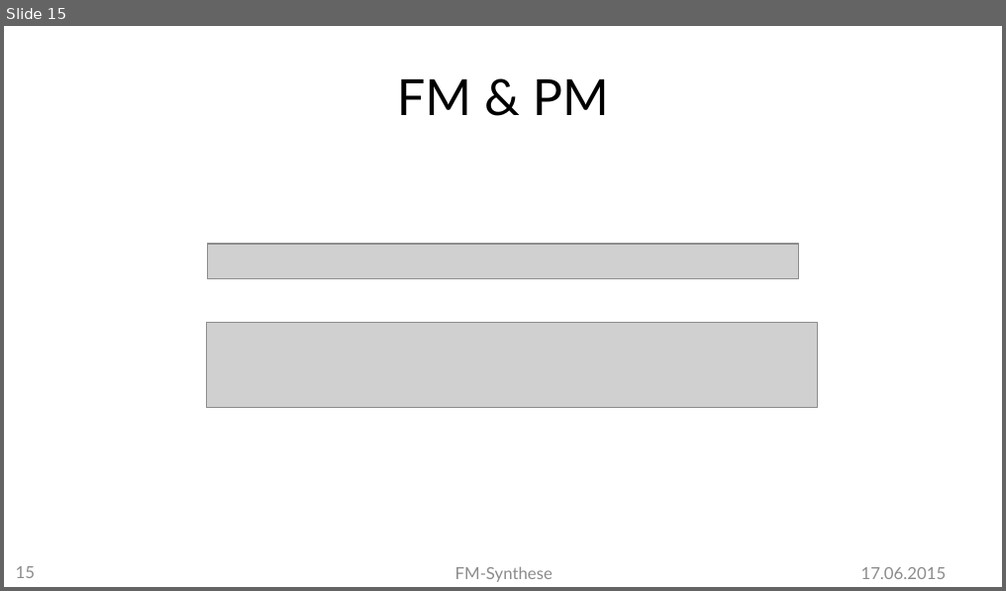
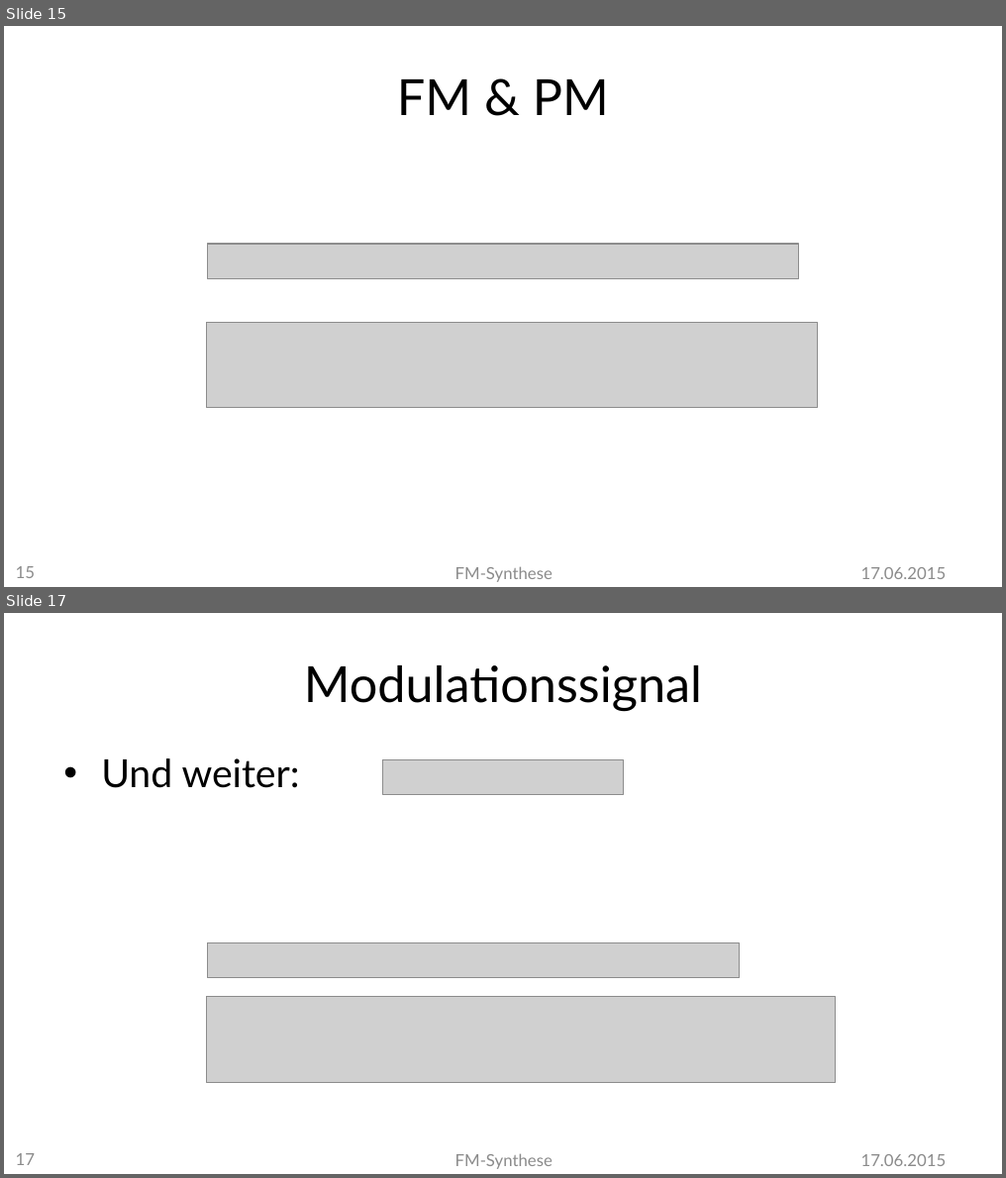
Before and after one commit to MBulli/VSeminar, a slide deck: Praesentation/FMSynthese-Markus.pptx. Shown one above the other, each under a label of ours: slide 15 before the commit, slides 15 and 17 after it; the slides between them are not shown. The pictures are 1006x591 and 1006x1178 pixels, drawn with LibreOffice and Linux fonts; fonts in the diff are those of the drawing; grey boxes stand for pictures; background and template pictures are left out. Boxes give left, top, right and bottom in pixels: in the first picture for what was removed or moved away, otherwise in the second. Text is boxed around its words. In the diff, an @@ line names an element or a change of style, - is before the commit and + after.

```diff
--- a/Praesentation/FMSynthese-Markus.pptx
+++ b/Praesentation/FMSynthese-Markus.pptx
@@ slide 17 added at (4,613,1002,1174), background #FFFFFF @@
@@ title added at (304,665,702,710), 36 pt, text #000000 @@
+Modulationssignal
@@ text added at (101,759,300,788), 28 pt, text #000000 @@
+• Und weiter:
@@ picture added at (382,760,623,794) @@
@@ picture added at (208,943,740,978) @@
@@ picture added at (207,997,836,1083) @@
@@ page number added at (16,1154,35,1165), 12 pt, text #8C8C8C @@
+17
@@ text added at (455,1154,552,1169), 12 pt, text #8C8C8C @@
+FM-Synthese
@@ text added at (861,1155,946,1166), 12 pt, text #8C8C8C @@
+17.06.2015
```
Also in this commit, not shown: 2 slides changed, 3 other slides added, 1 slide removed, 1 other file.
